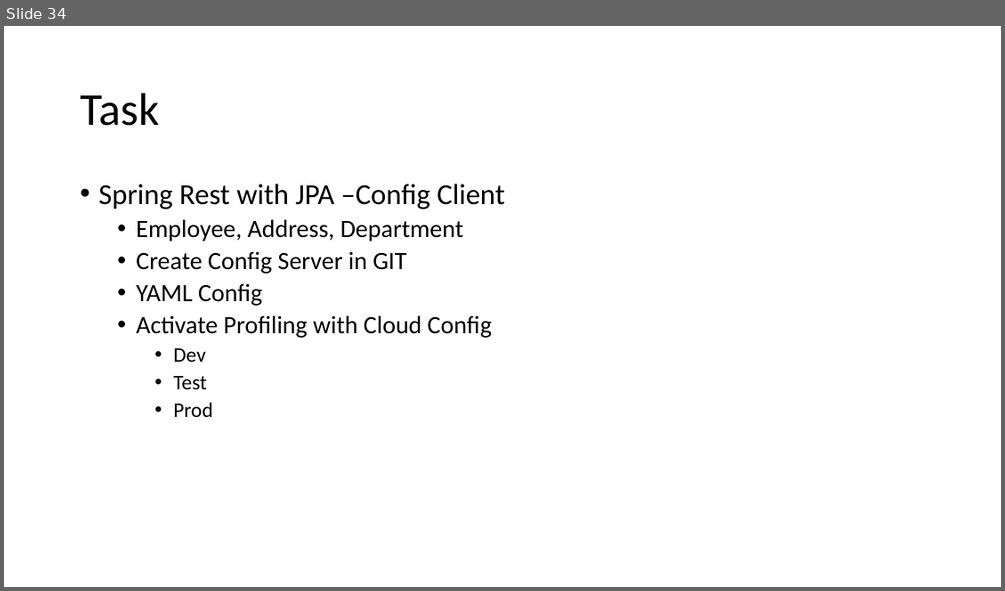
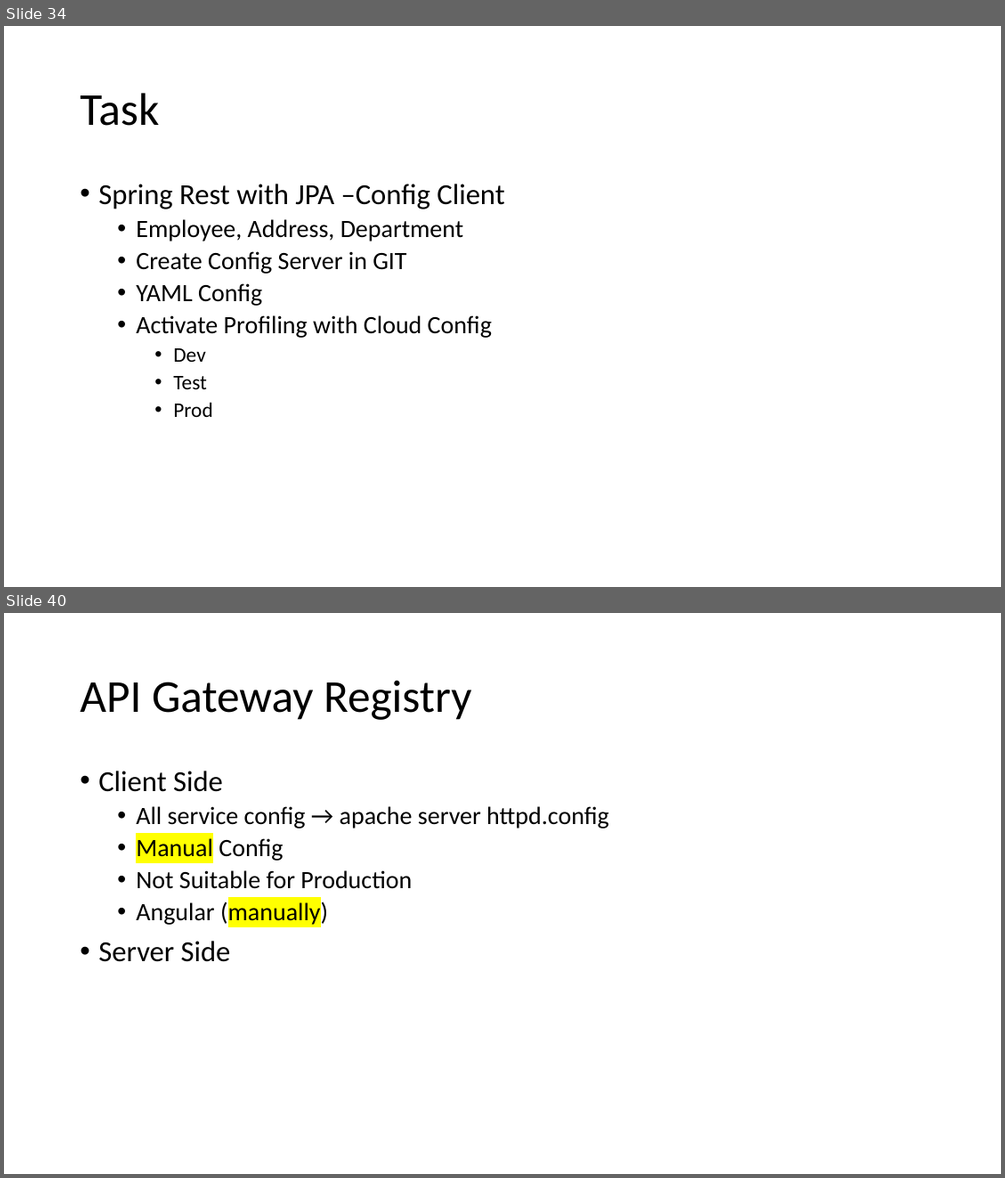
Before and after one commit to priyangm/pod_trg, a slide deck: FinishingSchool-June.pptx. Shown one above the other, each under a label of ours: slide 34 before the commit, slides 34 and 40 after it; the slides between them are not shown. The pictures are 1005x591 and 1005x1178 pixels, drawn with LibreOffice and Linux fonts; fonts in the diff are those of the drawing. Boxes give left, top, right and bottom in pixels: in the first picture for what was removed or moved away, otherwise in the second. Text is boxed around its words. In the diff, an @@ line names an element or a change of style, - is before the commit and + after.

```diff
--- a/FinishingSchool-June.pptx
+++ b/FinishingSchool-June.pptx
@@ slide 40 added at [4, 613, 1001, 1174], background #FFFFFF @@
@@ title added at [80, 680, 471, 720], 44 pt, text #000000 @@
+API Gateway Registry
@@ text added at [98, 771, 609, 962], 24 pt, text #000000 @@
+• Client Side
+  • All service config → apache server httpd.config
+  • Manual Config
+  • Not Suitable for Production
+  • Angular (manually)
+• Server Side
```
Also in this commit, not shown: 5 other slides added.
